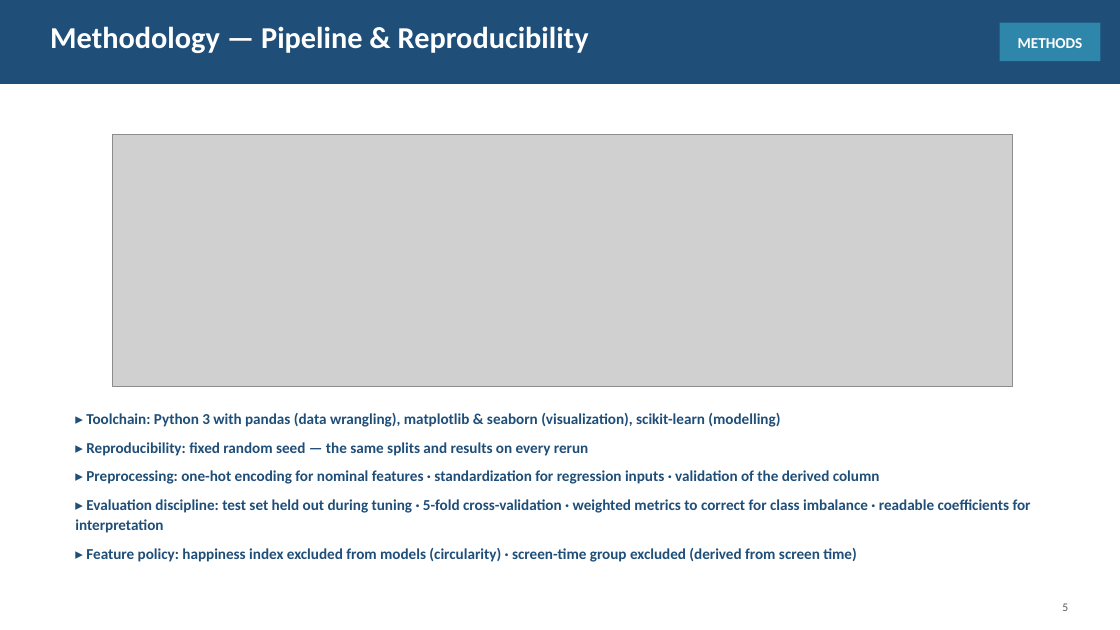
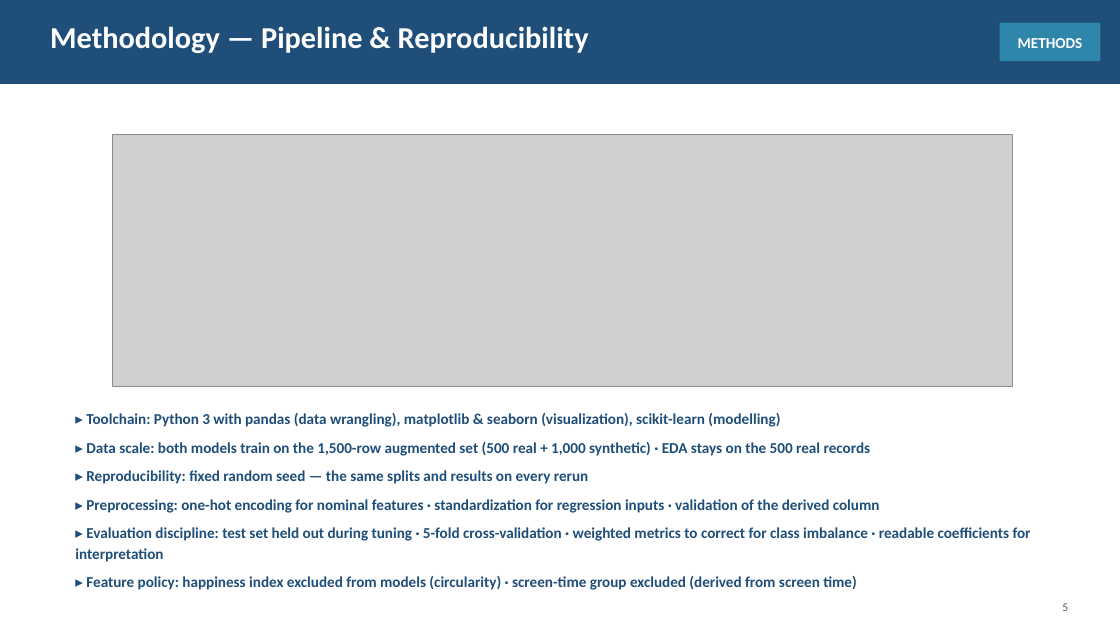
Before and after one commit to jaismine19/social-media-stress-analysis, a slide deck: slide 5 of presentation/Social_Media_Stress_Presentation.pptx. Drawn at 1120x630 pixels with LibreOffice and Linux fonts; fonts in the diff are those of the drawing; grey boxes stand for pictures. Boxes give left, top, right and bottom in pixels: in the first picture for what was removed or moved away, otherwise in the second. Text is boxed around its words. In the diff, an @@ line names an element or a change of style, - is before the commit and + after.

Commit message:
Update presentation with augmented 1,500-row dataset size

```diff
--- a/presentation/Social_Media_Stress_Presentation.pptx
+++ b/presentation/Social_Media_Stress_Presentation.pptx
@@ text at [86, 442, 871, 456]: paragraph added @@
+▸ Data scale: both models train on the 1,500-row augmented set (500 real + 1,000 synthetic) · EDA stays on the 500 real records
```
Also in this commit, not shown: 3 other slides changed.
